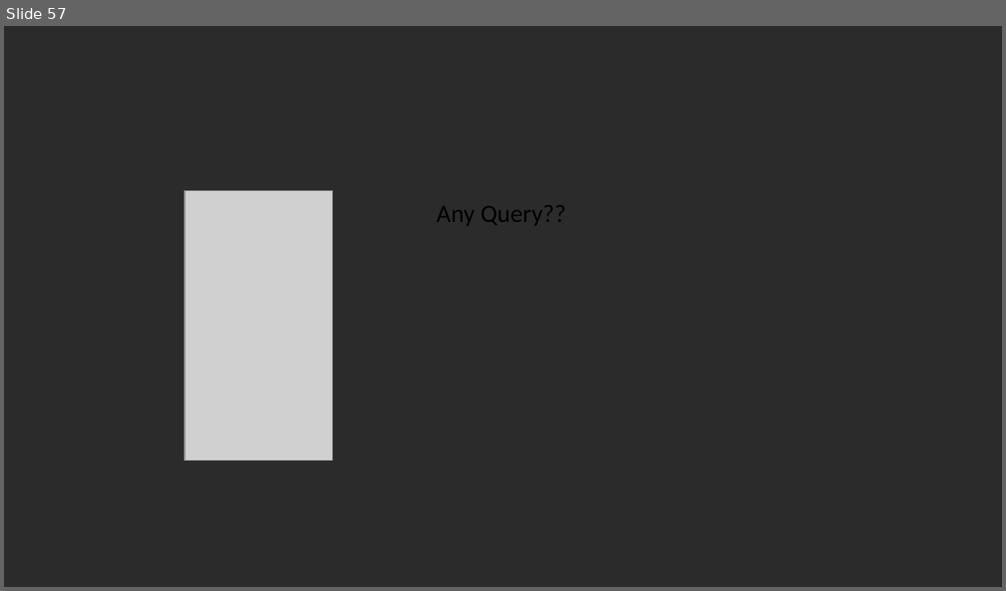
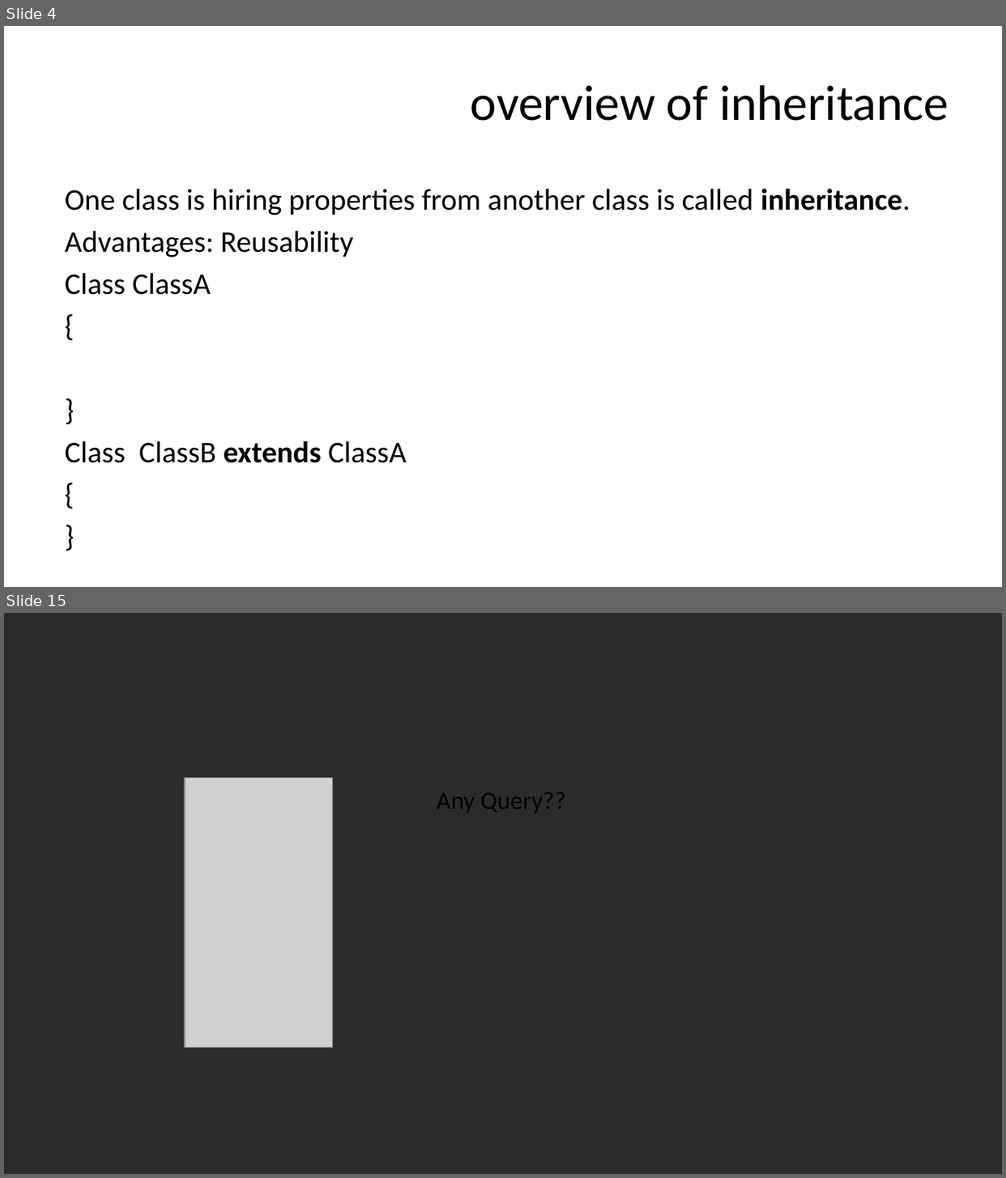
Before and after one commit to vishalamc/CAP615, a slide deck: CAP615-working with arrays and strings.pptx. Shown one above the other, each under a label of ours: slide 57 before the commit, slides 4 and 15 after it; the slides between them are not shown. The pictures are 1006x591 and 1006x1178 pixels, drawn with LibreOffice and Linux fonts; fonts in the diff are those of the drawing; grey boxes stand for pictures; background and template pictures are left out; a plain dark background stands for a picture behind light text. Boxes give left, top, right and bottom in pixels: in the first picture for what was removed or moved away, otherwise in the second. Text is boxed around its words. In the diff, an @@ line names an element or a change of style, - is before the commit and + after.

```diff
--- a/CAP615-working with arrays and strings.pptx
+++ b/CAP615-working with arrays and strings.pptx
@@ slide 4 added at bbox=[4, 26, 1002, 587], background picture (left out) @@
@@ title added at bbox=[471, 85, 948, 121], 36 pt, text #000000 @@
+overview of inheritance
@@ text added at bbox=[65, 189, 910, 463], 21.7 pt, text #000000 @@
+One class is hiring properties from another class is called inheritance.
+Advantages: Reusability
+Class ClassA
+{
+}
+Class ClassB extends ClassA
+{
+}
@@ what was slide 57 is now slide 15 @@
```
Also in this commit, not shown: 12 other slides added, 55 slides removed.
